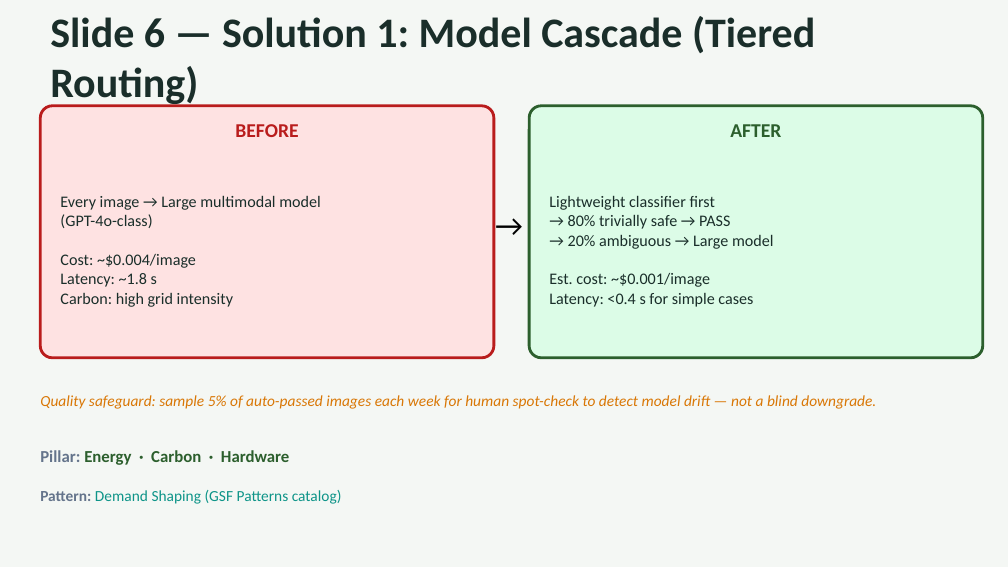
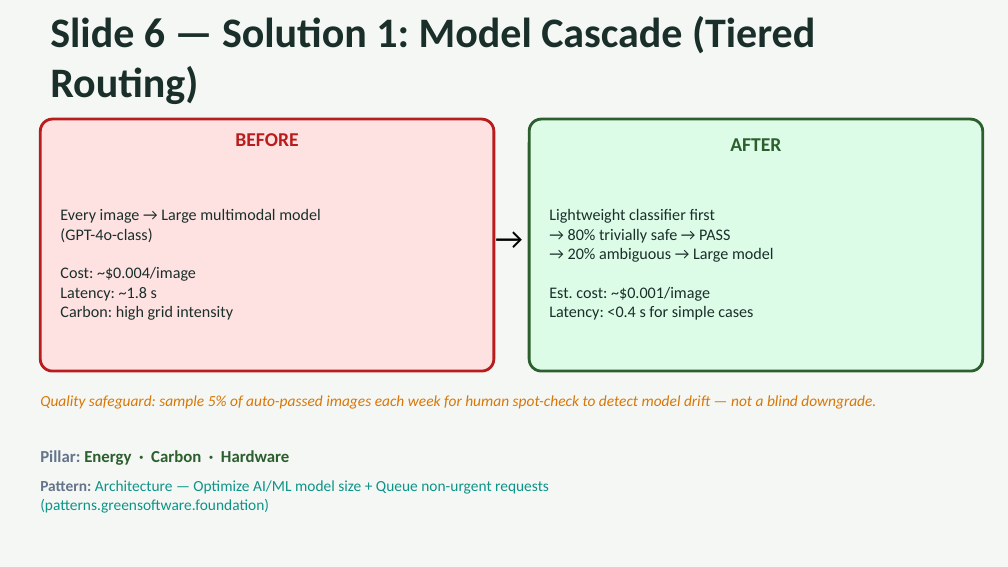
Before and after one commit to Dilia108/lab_green-tech-assessment, a slide deck: slide 8 of ClearCart_GreenTech_Assessment.pptx (slide 7 before the commit). Drawn at 1008x567 pixels with LibreOffice and Linux fonts; fonts in the diff are those of the drawing. Boxes give left, top, right and bottom in pixels: in the first picture for what was removed or moved away, otherwise in the second. Text is boxed around its words. In the diff, an @@ line names an element or a change of style, - is before the commit and + after.

```diff
--- a/ClearCart_GreenTech_Assessment.pptx
+++ b/ClearCart_GreenTech_Assessment.pptx
@@ text "BEFORE": place and size @@
-text "BEFORE" at [235, 124, 298, 137]
+text "BEFORE" at [235, 133, 298, 146]
@@ 4 texts, 2 rounded rectangles: place and size @@
-4 texts, 2 rounded rectangles at [40, 106, 983, 358]
+4 texts, 2 rounded rectangles at [40, 119, 983, 371]
@@ text at [40, 480, 549, 513]: text changed @@
-Pattern: Demand Shaping (GSF Patterns catalog)
+Pattern: Architecture — Optimize AI/ML model size + Queue non-urgent requests (patterns.greensoftware.foundation)
```
Also in this commit, not shown: 3 other slides changed, 1 slide added, 1 other file.
